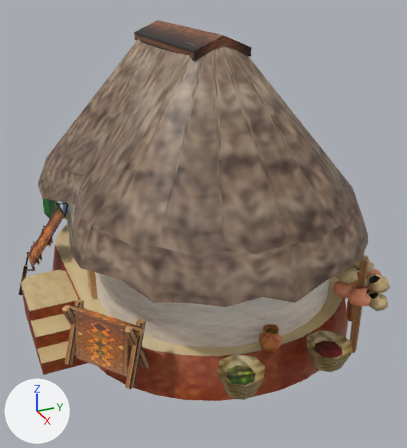
What one commit did to the COLLADA model art/meshes/structural/maya_protoclassic/house_3.dae.
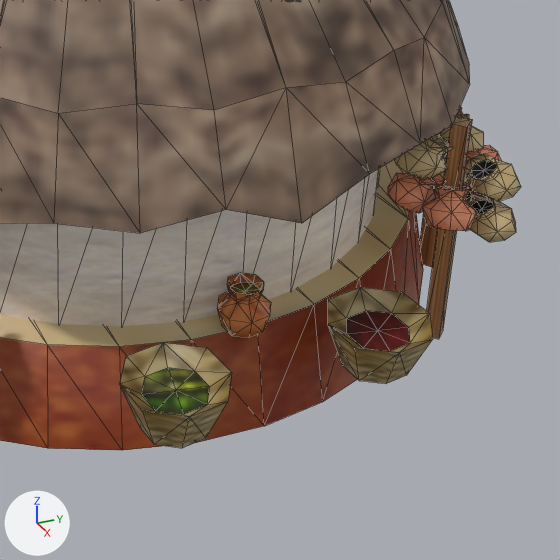
Old and new are each drawn whole from a camera (50 mm lens) standing at (15.46, -6.46, 9.98) and looking at (-0.06, 0.52, 2.22) and again close up on the part from 41% to 100% of the width and 46% to 100% of the height. Every picture has the same lights, and +X, +Y and +Z are marked at lower left. The close-ups show mesh edges as thin lines. Where no turn or scale is listed for an object, it has been applied to the vertices.

Names of what the first close-up shows: 'house_3'.
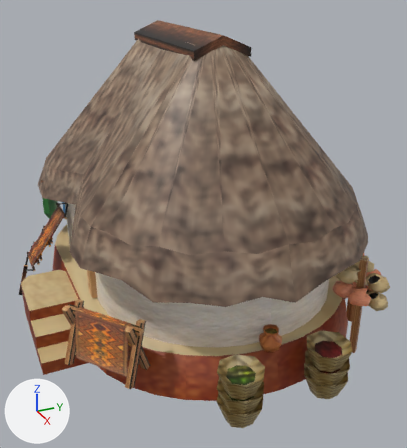
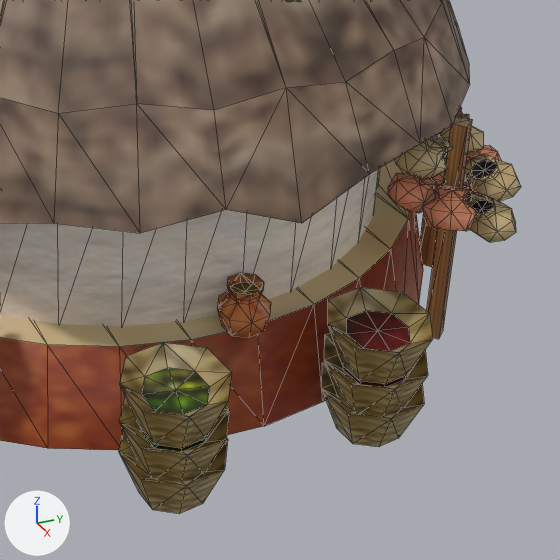
Edits to the scene script, one JSON object a line:
```json
{"block": "me_cubo_168", "where": "me_cubo_168.from_pydata(...)  # 1724 vertices, 2986 faces; spans x -7.91..6.09, y -6.68..5.0, z -1.0..7.99"}
{"block": "me_cubo_168", "where": "# used by ob_house_3; location = (0.04, 1.31, 0.32)"}
{"block": "me_cubo_168", "change": "me_cubo_168 part 1: the loose piece of 25 vertices spanning x 4.85..6.06, y -2.85..-1.66, z -0.14..0.48 is copied, and the copy is moved by (0.0, 0.0, -0.51); it spans x 4.85..6.06, y -2.85..-1.66, z -0.65..-0.03"}
{"block": "me_cubo_168", "change": "me_cubo_168 part 2: the loose piece of 25 vertices spanning x 4.88..6.09, y -0.22..0.97, z -0.14..0.48 is copied, and the copy is moved by (0.0, 0.0, -0.51); it spans x 4.88..6.09, y -0.22..0.97, z -0.65..-0.03"}
{"block": "me_cubo_168", "change": "me_cubo_168 part 3: the loose piece of 25 vertices spanning x 4.85..6.06, y -2.85..-1.66, z -0.14..0.48 is copied, and the copy is moved by (0.0, 0.0, -0.93); it spans x 4.85..6.06, y -2.85..-1.66, z -1.07..-0.44"}
{"block": "me_cubo_168", "change": "me_cubo_168 part 4: the loose piece of 25 vertices spanning x 4.88..6.09, y -0.22..0.97, z -0.14..0.48 is copied, and the copy is moved by (0.0, 0.0, -0.93); it spans x 4.88..6.09, y -0.22..0.97, z -1.07..-0.44"}
```

What differs and where, as boxes (x1, y1, x2, y2) in the close-ups (560 x 560 px):
```json
{"object": "house_3", "change": "reshaped", "before": [0, 0, 521, 450], "after": [0, 0, 521, 514]}
{"part": 1, "of": "me_cubo_168", "change": "added", "after": [119, 397, 229, 482], "on screen": "brown"}
{"part": 2, "of": "me_cubo_168", "change": "added", "after": [324, 332, 428, 416], "on screen": "brown"}
{"part": 3, "of": "me_cubo_168", "change": "added", "after": [119, 431, 228, 514], "on screen": "brown"}
{"part": 4, "of": "me_cubo_168", "change": "added", "after": [322, 362, 424, 447], "on screen": "brown"}
```
